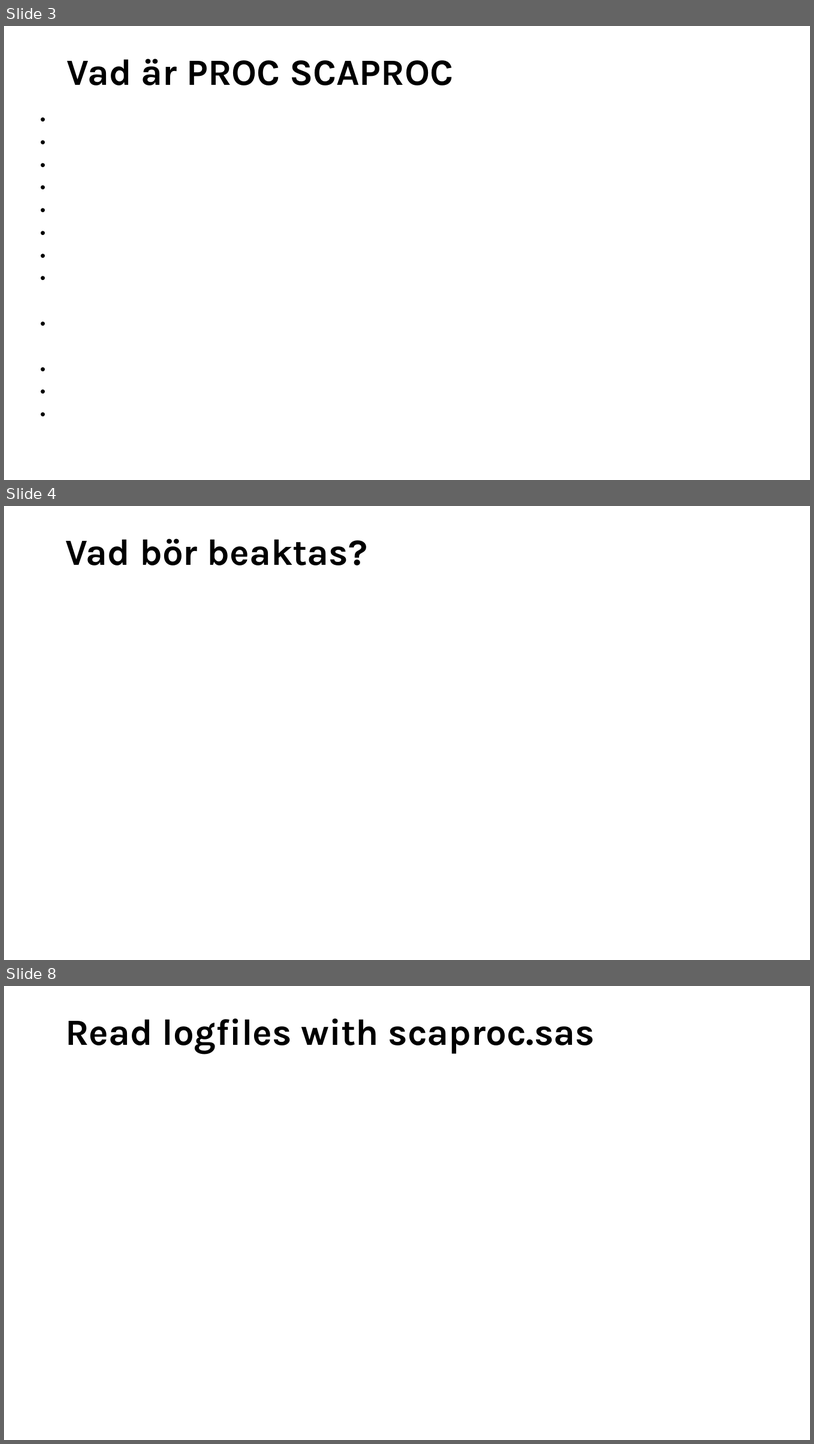
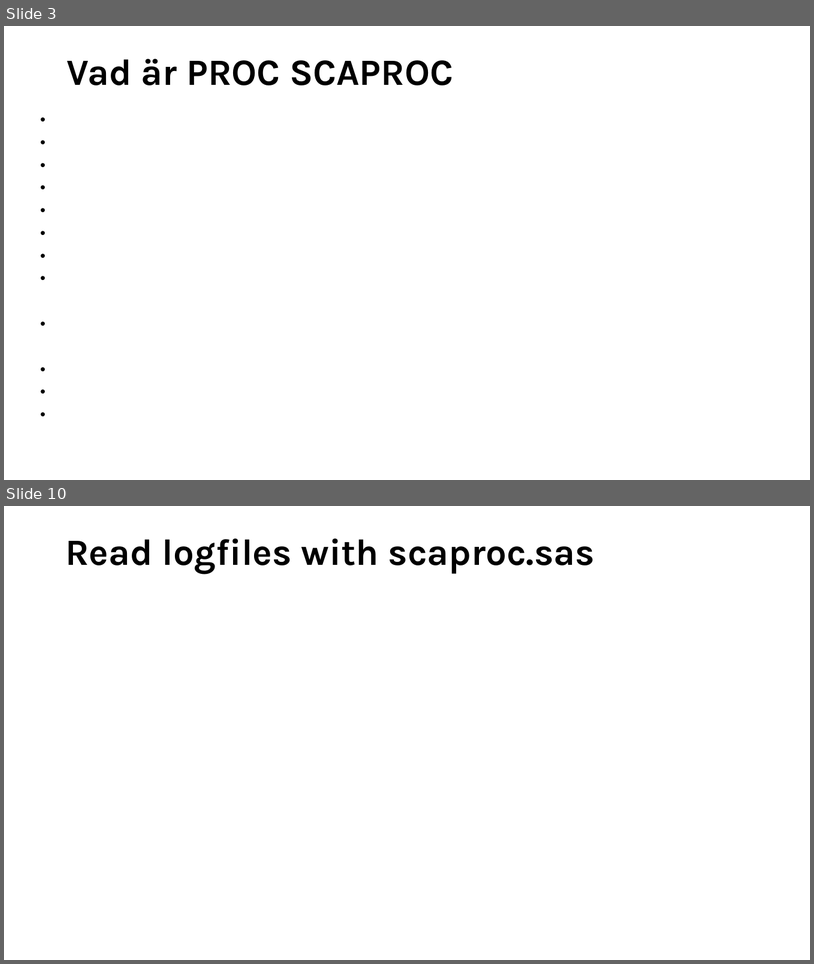
Before and after one commit to FSchwertfeger/Scaproc, a slide deck: proc scaproc.ppt. Shown one above the other, each under a label of ours: slides 3, 4 and 8 before the commit, slides 3 and 10 after it; the slides between them are not shown. The pictures are 814x1444 and 814x964 pixels, drawn with LibreOffice and Linux fonts; fonts in the diff are those of the drawing. Boxes give left, top, right and bottom in pixels: in the first picture for what was removed or moved away, otherwise in the second. Text is boxed around its words. In the diff, an @@ line names an element or a change of style, - is before the commit and + after.

```diff
--- a/proc scaproc.ppt
+++ b/proc scaproc.ppt
@@ slide 4 removed at (x1=4, y1=506, x2=810, y2=960), background #FFFFFF @@
@@ title removed at (x1=65, y1=538, x2=368, y2=565) @@
-Vad bör beaktas?
@@ what was slide 8 is now slide 10 @@
```
Also in this commit, not shown: 4 slides changed, 4 slides added, 1 other slide removed, 1 other file.
